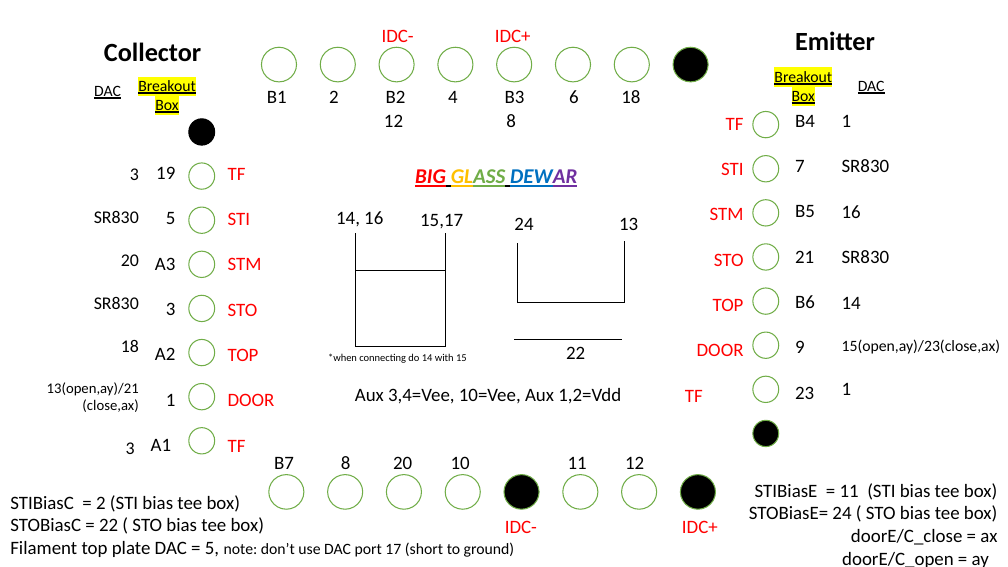
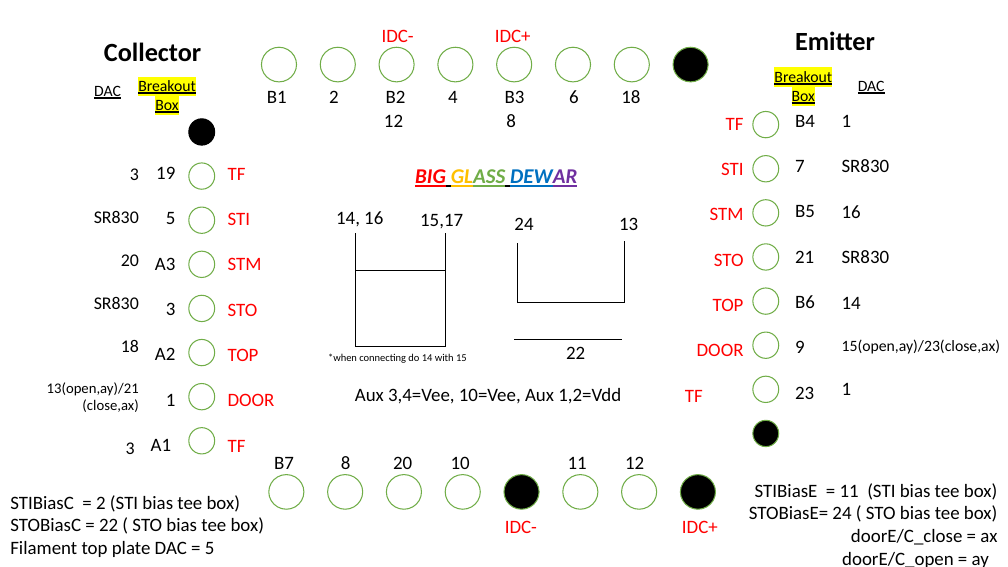
Before and after one commit to eelyon/LyonLabCodebase, a slide deck: slide 5 of matlabMeas/TiffanyMeasurementFunctions/IDC/ConnectionLayout.pptx. Drawn at 1008x567 pixels with LibreOffice and Linux fonts; fonts in the diff are those of the drawing. Boxes give left, top, right and bottom in pixels: in the first picture for what was removed or moved away, otherwise in the second. Text is boxed around its words. In the diff, an @@ line names an element or a change of style, - is before the commit and + after.

```diff
--- a/matlabMeas/TiffanyMeasurementFunctions/IDC/ConnectionLayout.pptx
+++ b/matlabMeas/TiffanyMeasurementFunctions/IDC/ConnectionLayout.pptx
@@ text at box(10, 541, 215, 557): text changed; size 15 to 18 pt @@
-Filament top plate DAC = 5, note: don’t use DAC port 17 (short to ground)
+Filament top plate DAC = 5
```
Also in this commit, not shown: 3 other slides changed, 3 slides added.
